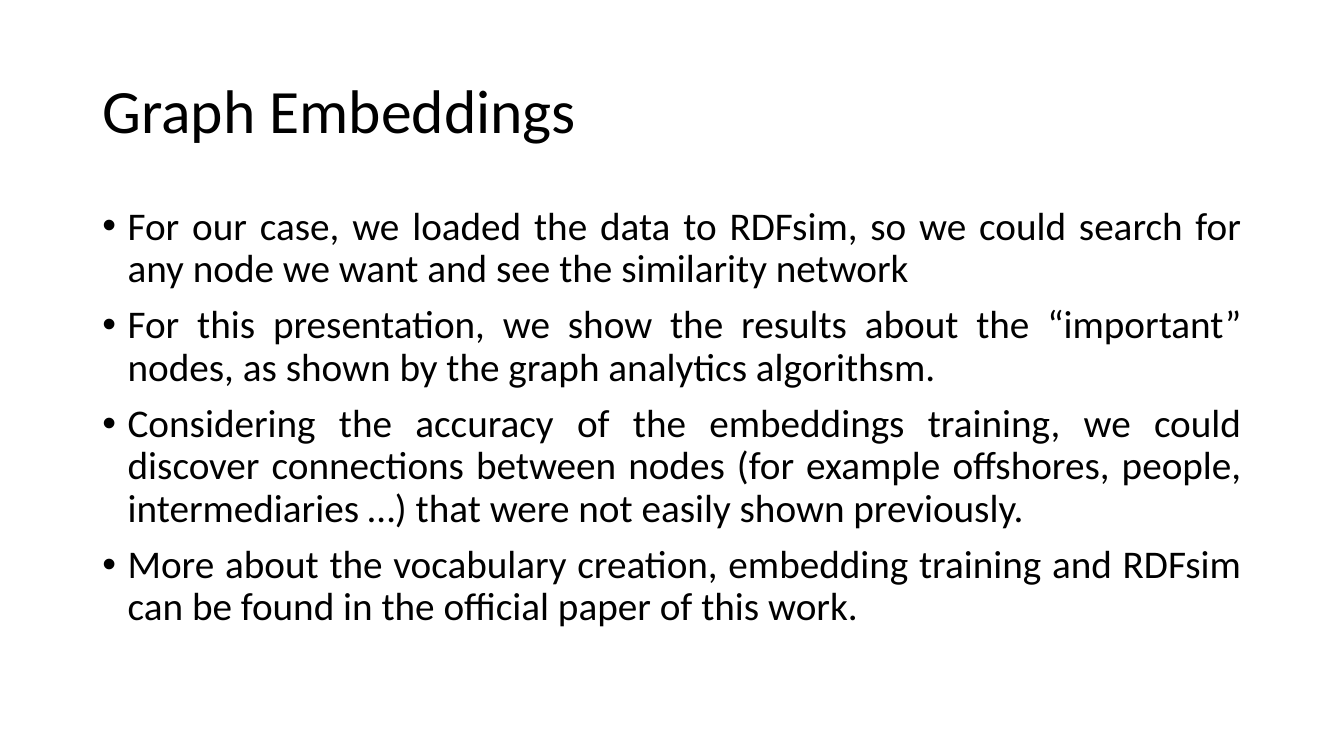
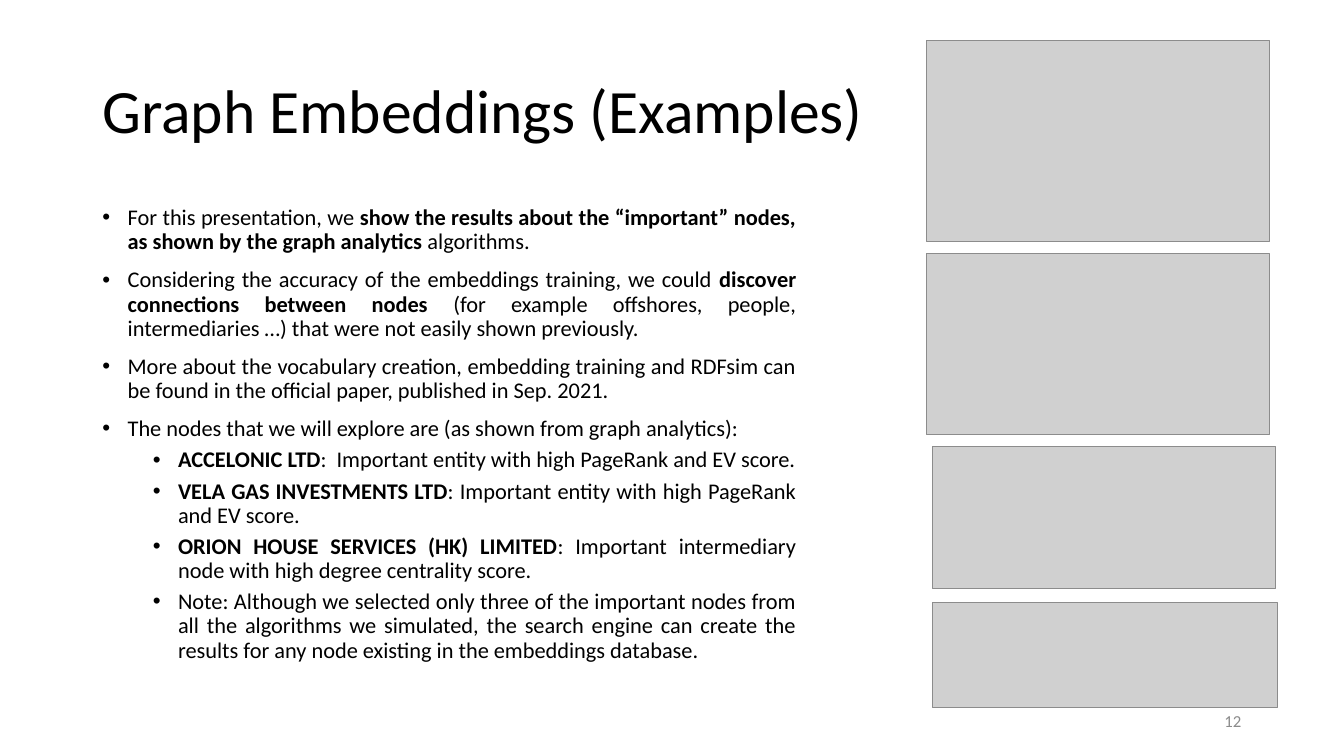
Before and after one commit to MChatzakis/Panama-Papers-Analysis, a slide deck: slide 12 of Presentation/panama_papers.pptx. Drawn at 1344x756 pixels with LibreOffice and Linux fonts; fonts in the diff are those of the drawing; grey boxes stand for pictures. Boxes give left, top, right and bottom in pixels: in the first picture for what was removed or moved away, otherwise in the second. Text is boxed around its words. In the diff, an @@ line names an element or a change of style, - is before the commit and + after.

```diff
--- a/Presentation/panama_papers.pptx
+++ b/Presentation/panama_papers.pptx
@@ picture added at [927, 40, 1269, 242] @@
@@ title at [102, 88, 863, 144]: text changed @@
-Graph Embeddings
+Graph Embeddings (Examples)
@@ text at [128, 208, 796, 253]: text changed; size 28 to 16 pt; bold on @@
-• For our case, we loaded the data to RDFsim, so we could search for any node we want and see the similarity network
-• For this presentation, we show the results about the “important” nodes, as shown by the graph analytics algorithsm.
+• For this presentation, we show the results about the “important” nodes, as shown by the graph analytics algorithms.
@@ picture added at [927, 254, 1269, 436] @@
@@ text at [128, 271, 796, 340]: size 28 to 16 pt in "Considering the accuracy of the embeddings training, ..."; bold on in "discover connections between nodes" @@
@@ text at [128, 358, 796, 662]: text changed; size 28 to 16 pt @@
-• More about the vocabulary creation, embedding training and RDFsim can be found in the official paper of this work.
+• More about the vocabulary creation, embedding training and RDFsim can be found in the official paper, published in Sep. 2021.
+• The nodes that we will explore are (as shown from graph analytics):
+  • ACCELONIC LTD: Important entity with high PageRank and EV score.
+  • VELA GAS INVESTMENTS LTD: Important entity with high PageRank and EV score.
+  • ORION HOUSE SERVICES (HK) LIMITED: Important intermediary node with high degree centrality score.
+  • Note: Although we selected only three of the important nodes from all the algorithms we simulated, the search engine can create the results for any node existing in the embeddings database.
@@ picture added at [933, 447, 1276, 590] @@
@@ picture added at [933, 603, 1277, 708] @@
@@ page number added at [1224, 716, 1241, 727], 12 pt, text #8C8C8C @@
+12
```
Also in this commit, not shown: 13 other slides changed, 1 slide added.
